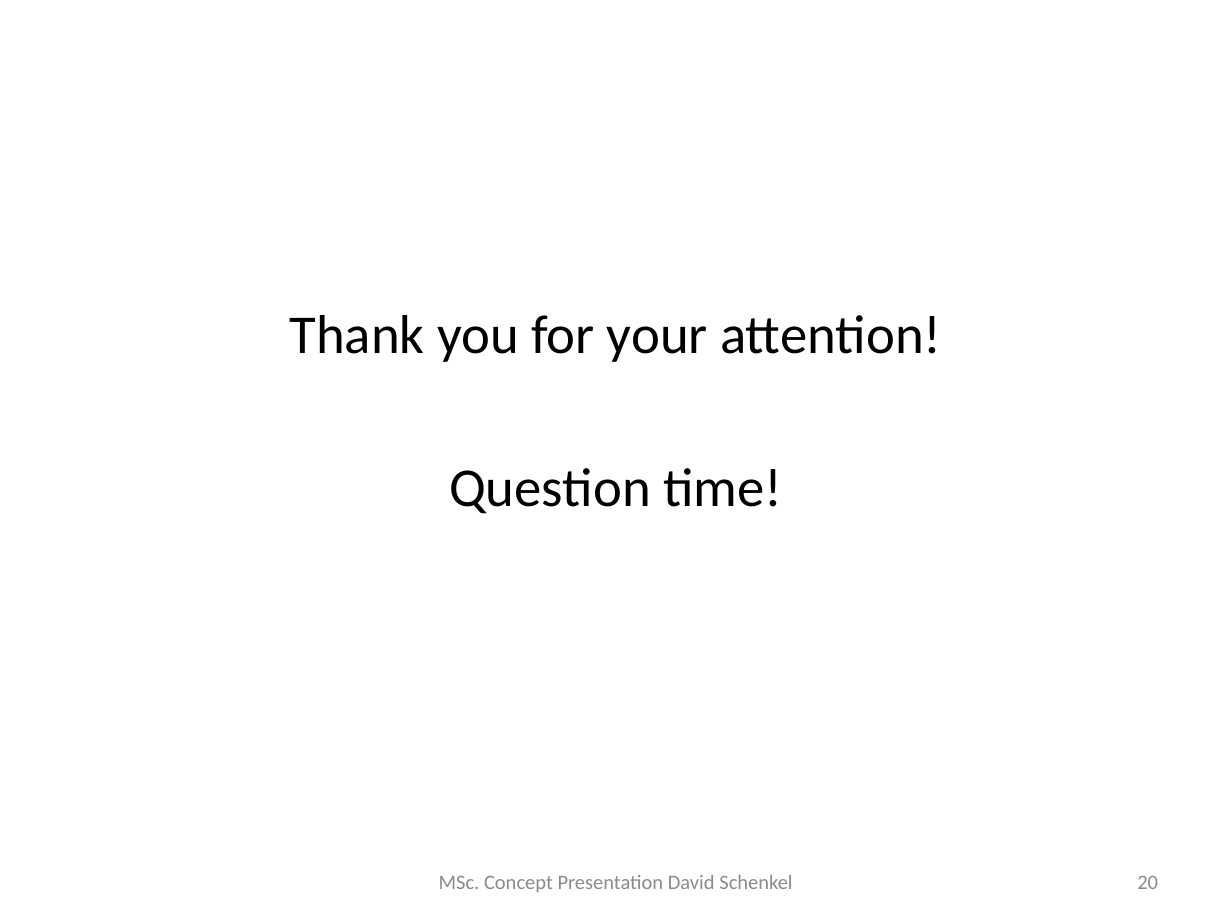
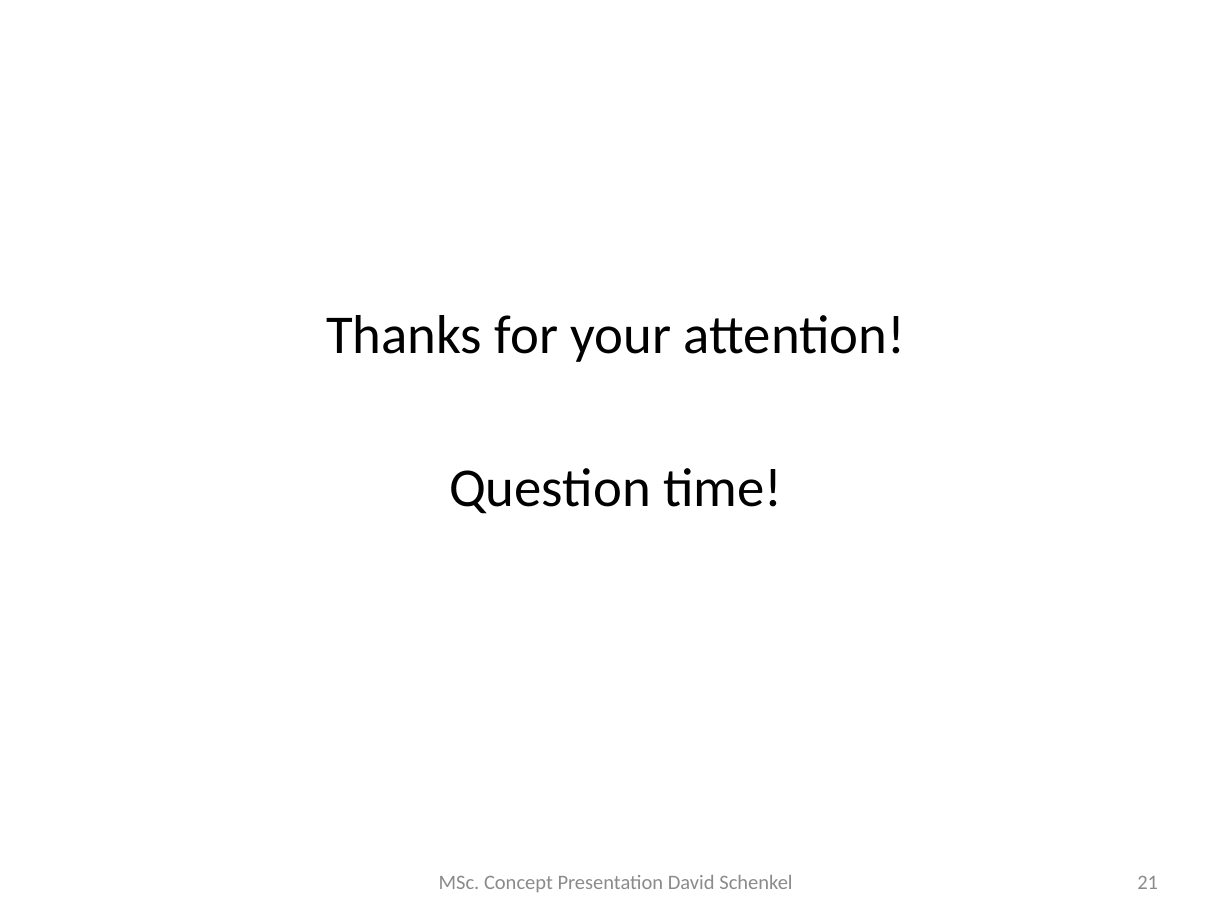
Before and after one commit to dschenkel/geo511, a slide deck: slide 21 of concept_presentation.pptx (slide 20 before the commit). Drawn at 1232x924 pixels with LibreOffice and Linux fonts; fonts in the diff are those of the drawing. Boxes give left, top, right and bottom in pixels: in the first picture for what was removed or moved away, otherwise in the second. Text is boxed around its words. In the diff, an @@ line names an element or a change of style, - is before the commit and + after.

```diff
--- a/concept_presentation.pptx
+++ b/concept_presentation.pptx
@@ text at [326, 315, 905, 362]: text changed @@
-Thank you for your attention!
+Thanks for your attention!
@@ page number at [1137, 876, 1158, 889]: text changed @@
-20
+21
```
Also in this commit, not shown: 19 other slides changed, 2 slides added, 13 other files.
